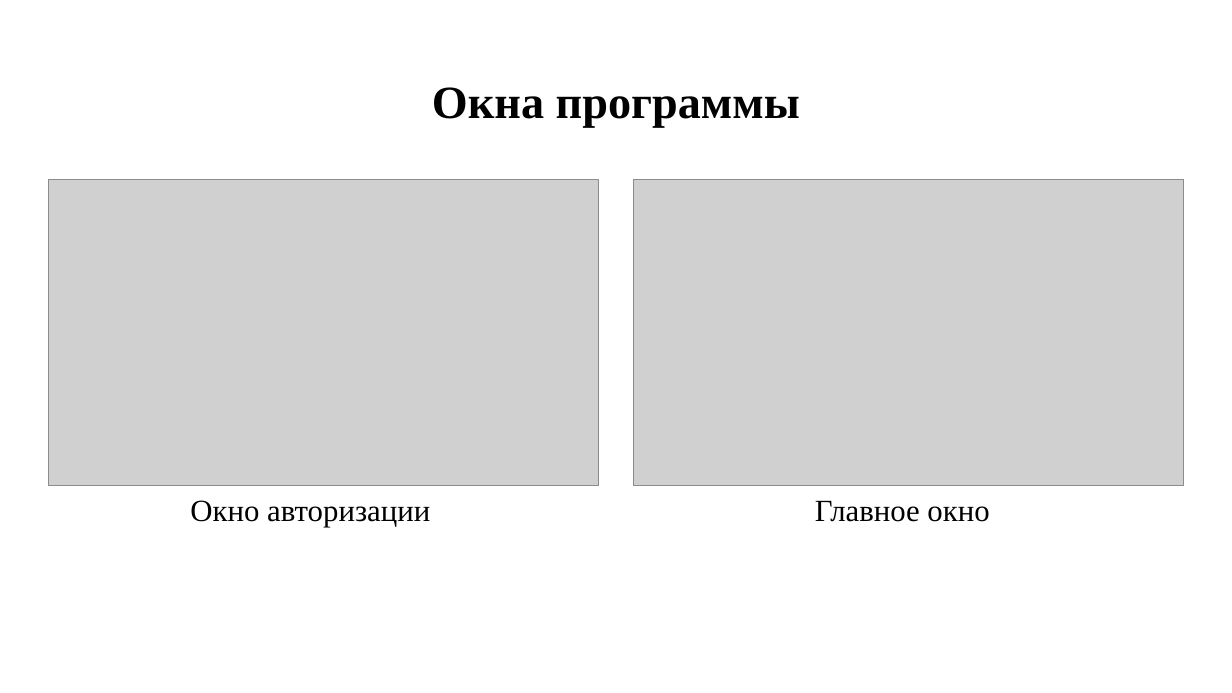
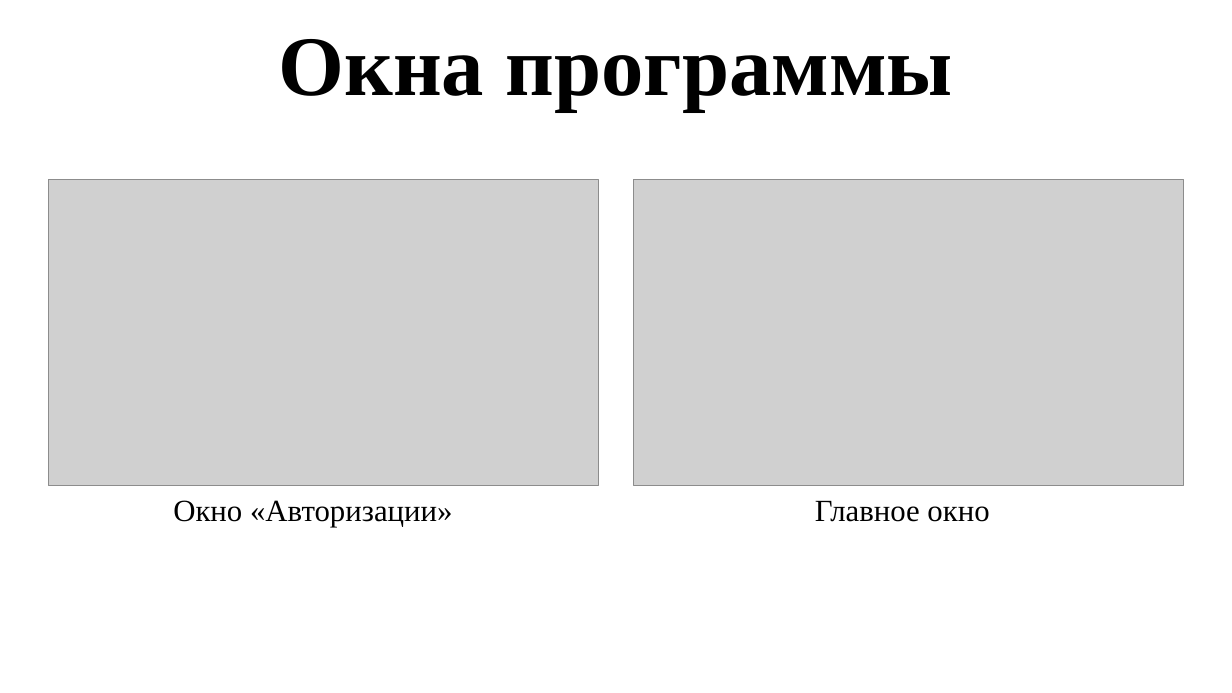
Before and after one commit to maldavan5916/VacTimeTP, a slide deck: slide 6 of Documentation/DIPLOM/Presentation.pptx. Drawn at 1232x693 pixels with LibreOffice and Linux fonts; fonts in the diff are those of the drawing; grey boxes stand for pictures. Boxes give left, top, right and bottom in pixels: in the first picture for what was removed or moved away, otherwise in the second. Text is boxed around its words. In the diff, an @@ line names an element or a change of style, - is before the commit and + after.

```diff
--- a/Documentation/DIPLOM/Presentation.pptx
+++ b/Documentation/DIPLOM/Presentation.pptx
@@ title "Окна программы" moved from (x1=432, y1=87, x2=800, y2=128) to (x1=279, y1=39, x2=952, y2=111) @@
@@ title "Окна программы" at (x1=279, y1=39, x2=952, y2=111): size 36 to 66 pt @@
@@ text at (x1=173, y1=500, x2=452, y2=527): text changed @@
-Окно авторизации
+Окно «Авторизации»
```
Also in this commit, not shown: 9 other slides changed, 2 slides added, 2 slides removed, 1 other file.
